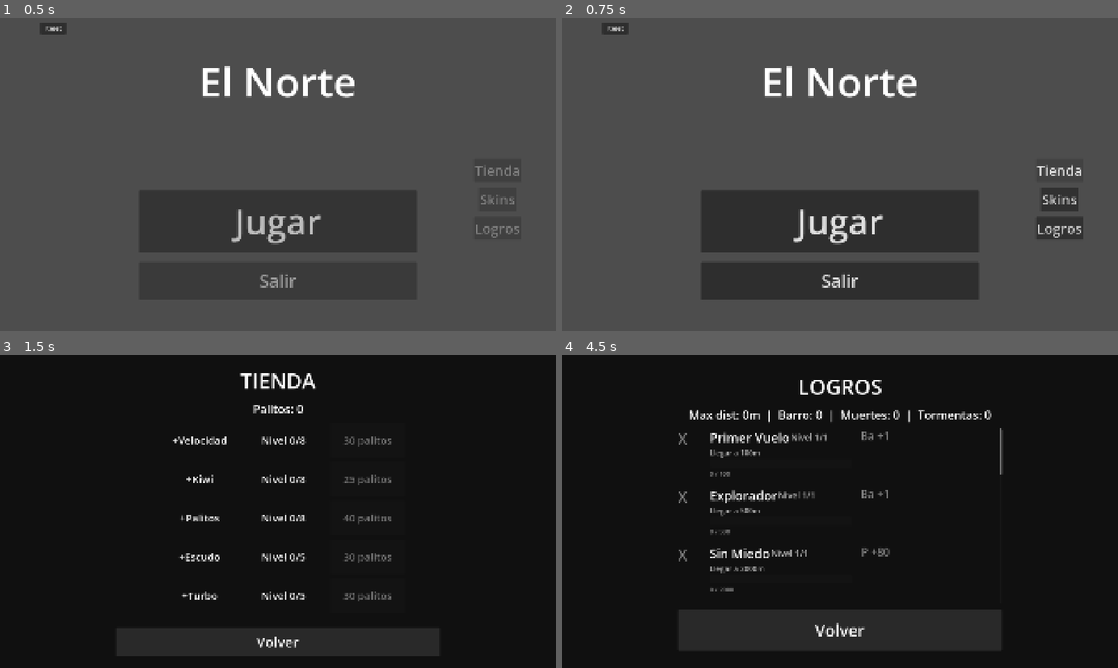
Above: before the commit, frames 1-4 (two rows, left to right).
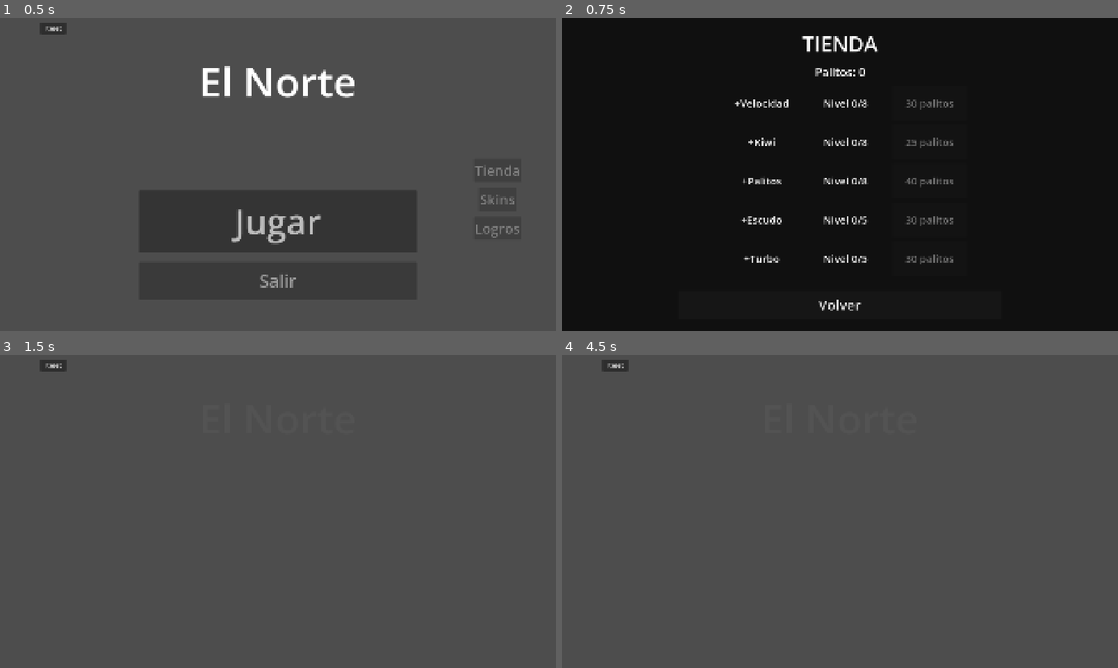
Above: after the commit, the same moments.

Repository: TomasMoreno21/El-Norte
Game: Godot game, scene res://scenes/menu/menu.tscn
Same seed, same stepped clock (60 frames per second), same inputs: the game is played once before the commit and once after it. The engine's default icon, where the game draws it, is replaced by a stand-in: a white triangle on a blue panel in a dark square.
Inputs:
- Up to frame 1 (0.5 s): no input
- Up to frame 2 (0.75 s): click "Tienda" at 0.5 s
- Up to frame 3 (1.5 s): click "Volver" at 1.25 s
- Up to frame 4 (4.5 s): click "Skins" at 2 s; click "Volver" at 2.75 s; click "Logros" at 3.5 s; click "Volver" at 4.25 s

Frame 1 is identical in both runs. In frame 2, 98% of the frame differs, in the area x 0-100%, y 0-100%; in frame 3, 99%; in frame 4, 99%.

Commit message:
5/6/2026 - Game feel (slow-mo muerte, rotacion), transiciones biomas (Cordillera>Llanuras>Puna), +1 flotante barro, limpieza de codigo muerto y fix softlock

Diff:
--- a/scenes/background/background.gd
+++ b/scenes/background/background.gd
@@ -4,28 +4,31 @@
 	{
 		"start": 0,
 		"end": 800,
+		"name": "Cordillera",
 		"layers": [
-			{ "color": Color(0.53, 0.81, 0.92), "scroll_scale": Vector2(0.05, 0), "height_ratio": 1.0 },
-			{ "color": Color(0.29, 0.51, 0.19), "scroll_scale": Vector2(0.2, 0), "height_ratio": 0.6 },
-			{ "color": Color(0.18, 0.31, 0.11), "scroll_scale": Vector2(0.4, 0), "height_ratio": 0.4 },
+			{ "color": Color(0.55, 0.65, 0.75), "scroll_scale": Vector2(0.05, 0), "height_ratio": 1.0 },
+			{ "color": Color(0.35, 0.45, 0.55), "scroll_scale": Vector2(0.2, 0), "height_ratio": 0.6 },
+			{ "color": Color(0.25, 0.30, 0.40), "scroll_scale": Vector2(0.4, 0), "height_ratio": 0.4 },
 		]
 	},
 	{
-		"start": 1000,
+		"start": 900,
 		"end": 2000,
+		"name": "Llanuras",
 		"layers": [
-			{ "color": Color(0.76, 0.70, 0.50), "scroll_scale": Vector2(0.05, 0), "height_ratio": 1.0 },
-			{ "color": Color(0.55, 0.49, 0.25), "scroll_scale": Vector2(0.2, 0), "height_ratio": 0.6 },
-			{ "color": Color(0.35, 0.29, 0.15), "scroll_scale": Vector2(0.4, 0), "height_ratio": 0.4 },
+			{ "color": Color(0.53, 0.72, 0.45), "scroll_scale": Vector2(0.05, 0), "height_ratio": 1.0 },
+			{ "color": Color(0.40, 0.55, 0.30), "scroll_scale": Vector2(0.2, 0), "height_ratio": 0.6 },
+			{ "color": Color(0.30, 0.40, 0.20), "scroll_scale": Vector2(0.4, 0), "height_ratio": 0.4 },
 		]
 	},
 	{
-		"start": 2200,
+		"start": 2100,
 		"end": INF,
+		"name": "Puna",
 		"layers": [
-			{ "color": Color(0.40, 0.65, 0.80), "scroll_scale": Vector2(0.05, 0), "height_ratio": 1.0 },
-			{ "color": Color(0.10, 0.40, 0.15), "scroll_scale": Vector2(0.2, 0), "height_ratio": 0.6 },
-			{ "color": Color(0.05, 0.25, 0.08), "scroll_scale": Vector2(0.4, 0), "height_ratio": 0.4 },
+			{ "color": Color(0.70, 0.60, 0.45), "scroll_scale": Vector2(0.05, 0), "height_ratio": 1.0 },
+			{ "color": Color(0.55, 0.42, 0.28), "scroll_scale": Vector2(0.2, 0), "height_ratio": 0.6 },
+			{ "color": Color(0.40, 0.30, 0.18), "scroll_scale": Vector2(0.4, 0), "height_ratio": 0.4 },
 		]
 	}
 ]
--- a/scenes/bolas/bola_barro.gd
+++ b/scenes/bolas/bola_barro.gd
@@ -5,6 +5,7 @@
 var speed := 200.0
 var time := 0.0
 var base_y: float
+var amount := 1
 
 func _ready() -> void:
 	base_y = position.y
@@ -24,4 +25,19 @@
 func _on_body_entered(body: Node2D) -> void:
 	if body is CharacterBody2D:
 		collected.emit()
+		_show_floating_text()
 		queue_free()
+
+func _show_floating_text() -> void:
+	var label := Label.new()
+	label.text = "+%d" % amount
+	label.horizontal_alignment = HORIZONTAL_ALIGNMENT_CENTER
+	label.position = Vector2(-20, -30)
+	label.z_index = 10
+	add_child(label)
+
+	var tween := create_tween()
+	tween.set_parallel(true)
+	tween.tween_property(label, "position:y", -80.0, 0.6).set_ease(Tween.EASE_OUT).set_trans(Tween.TRANS_QUAD)
+	tween.tween_property(label, "modulate:a", 0.0, 0.6).set_ease(Tween.EASE_IN).set_trans(Tween.TRANS_QUAD)
+	tween.chain().tween_callback(label.queue_free)
--- a/scenes/death_screen/death_screen.gd
+++ b/scenes/death_screen/death_screen.gd
@@ -13,17 +13,14 @@
 	$ColorRect/VBoxContainer/StatsLabel.text = "Tormentas: %d  |  Barro: %d  |  Kiwis: %d" % [storms, bolas, kiwis]
 
 	visible = true
-	$ColorRect.position.y = -1080
-
-	var tween := create_tween()
-	tween.set_pause_mode(Tween.TWEEN_PAUSE_PROCESS)
-	tween.tween_property($ColorRect, "position:y", 0.0, 0.4).set_ease(Tween.EASE_OUT).set_trans(Tween.TRANS_BACK)
-	tween.tween_callback(func(): get_tree().paused = true)
+	get_tree().paused = true
 
 func _on_restart() -> void:
+	Engine.time_scale = 1.0
 	get_tree().paused = false
 	get_tree().reload_current_scene()
 
 func _on_menu() -> void:
+	Engine.time_scale = 1.0
 	get_tree().paused = false
 	SceneTransition.fade_to_scene("res://scenes/menu/menu.tscn")
--- a/scenes/death_screen/death_screen.tscn
+++ b/scenes/death_screen/death_screen.tscn
@@ -11,10 +11,10 @@
 
 [node name="ColorRect" type="ColorRect" parent="." unique_id=467348300]
 anchors_preset = -1
-anchor_left = 0.15
-anchor_top = 0.2
-anchor_right = 0.85
-anchor_bottom = 0.8
+anchor_left = 0.2
+anchor_top = 0.25
+anchor_right = 0.8
+anchor_bottom = 0.75
 color = Color(0.05, 0.05, 0.05, 0.92)
 
 [node name="VBoxContainer" type="VBoxContainer" parent="ColorRect" unique_id=2032780090]
--- a/scenes/effects/button_feedback.gd
+++ b/scenes/effects/button_feedback.gd
@@ -4,6 +4,7 @@
 	button_down.connect(_on_down)
 	button_up.connect(_on_up)
 	mouse_entered.connect(_on_hover)
+	mouse_exited.connect(_on_exit)
 
 func _on_down() -> void:
 	var tween := create_tween()
@@ -16,3 +17,7 @@
 func _on_hover() -> void:
 	var tween := create_tween()
 	tween.tween_property(self, "scale", Vector2(1.05, 1.05), 0.08)
+
+func _on_exit() -> void:
+	var tween := create_tween()
+	tween.tween_property(self, "scale", Vector2(1.0, 1.0), 0.1)
--- a/scenes/effects/scene_transition.gd
+++ b/scenes/effects/scene_transition.gd
@@ -19,14 +19,14 @@
 	_overlay.modulate.a = 0.0
 
 	var tween := create_tween()
-	tween.tween_property(_overlay, "modulate:a", 1.0, 0.3)
+	tween.tween_property(_overlay, "modulate:a", 1.0, 0.15)
 	tween.tween_callback(func(): get_tree().change_scene_to_file(scene_path))
 
 func fade_in() -> void:
 	_overlay.visible = true
 	_overlay.modulate.a = 1.0
 	var tween := create_tween()
-	tween.tween_property(_overlay, "modulate:a", 0.0, 0.3)
+	tween.tween_property(_overlay, "modulate:a", 0.0, 0.15)
 	tween.tween_callback(func():
 		_overlay.visible = false
 		_is_transitioning = false
--- a/scenes/effects/turbo_effect.gd
+++ b/scenes/effects/turbo_effect.gd
@@ -135,13 +135,3 @@
 	rafaga_top.emitting = false
 	rafaga_bottom.emitting = false
 	calma_label.visible = true
-
-func hide_effect() -> void:
-	top_emitter.emitting = false
-	bottom_emitter.emitting = false
-	rafaga_top.emitting = false
-	rafaga_bottom.emitting = false
-	calma_label.visible = false
-
-func show_effect() -> void:
-	set_normal_mode()
--- a/scenes/hud/hud.gd
+++ b/scenes/hud/hud.gd
@@ -89,3 +89,15 @@
 	tween.tween_interval(2.0)
 	tween.tween_property(bg, "position:x", -350.0, 0.3).set_ease(Tween.EASE_IN).set_trans(Tween.TRANS_CUBIC)
 	tween.tween_callback(bg.queue_free)
+
+func show_transition_message(text: String) -> void:
+	$TransitionLabel.text = text
+	$TransitionLabel.visible = true
+	$TransitionLabel.modulate.a = 0.0
+	var tween := create_tween()
+	tween.tween_property($TransitionLabel, "modulate:a", 1.0, 0.8).set_ease(Tween.EASE_IN).set_trans(Tween.TRANS_QUAD)
+
+func hide_transition_message() -> void:
+	var tween := create_tween()
+	tween.tween_property($TransitionLabel, "modulate:a", 0.0, 0.6).set_ease(Tween.EASE_OUT).set_trans(Tween.TRANS_QUAD)
+	tween.tween_callback(func(): $TransitionLabel.visible = false)
--- a/scenes/hud/hud.tscn
+++ b/scenes/hud/hud.tscn
@@ -48,6 +48,7 @@
 horizontal_alignment = 1
 
 [node name="StormLabel" type="Label" parent="." unique_id=286242357]
+visible = false
 anchors_preset = 10
 anchor_right = 1.0
 offset_top = 130.0
@@ -59,6 +60,7 @@
 horizontal_alignment = 1
 
 [node name="StormWarningLabel" type="Label" parent="." unique_id=2137064804]
+visible = false
 offset_left = 1720.0
 offset_top = 420.0
 offset_right = 1900.0
@@ -69,3 +71,15 @@
 theme_override_font_sizes/font_size = 140
 text = "!"
 horizontal_alignment = 1
+
+[node name="TransitionLabel" type="Label" parent="."]
+visible = false
+anchors_preset = 10
+anchor_right = 1.0
+offset_top = 480.0
+offset_bottom = 580.0
+theme_override_colors/font_color = Color(1, 1, 1, 1)
+theme_override_colors/font_shadow_color = Color(0, 0, 0, 0.8)
+theme_override_font_sizes/font_size = 52
+text = ""
+horizontal_alignment = 1
--- a/scenes/kiwi/choice_menu.gd
+++ b/scenes/kiwi/choice_menu.gd
@@ -21,10 +21,6 @@
 	var count := 4 if "trato_hecho" in DataManager.completed_achievements else 3
 	var chosen := pool.slice(0, count)
 
-	$RightPanel/VBoxContainer/BarroSeco.visible = false
-	$RightPanel/VBoxContainer/PlumaViento.visible = false
-	$RightPanel/VBoxContainer/Semilla.visible = false
-
 	for p in chosen:
 		_add_choice(p["text"], p["type"])
 
--- a/scenes/kiwi/choice_menu.tscn
+++ b/scenes/kiwi/choice_menu.tscn
@@ -50,24 +50,3 @@
 theme_override_font_sizes/font_size = 50
 text = "Elegí un poder:"
 horizontal_alignment = 1
-
-[node name="BarroSeco" type="Button" parent="RightPanel/VBoxContainer" unique_id=680868912]
-custom_minimum_size = Vector2(0, 72)
-layout_mode = 2
-size_flags_horizontal = 4
-theme_override_font_sizes/font_size = 46
-text = "Escudo 4s"
-
-[node name="PlumaViento" type="Button" parent="RightPanel/VBoxContainer" unique_id=1597376407]
-custom_minimum_size = Vector2(0, 72)
-layout_mode = 2
-size_flags_horizontal = 4
-theme_override_font_sizes/font_size = 46
-text = "Turbo 5s"
-
-[node name="Semilla" type="Button" parent="RightPanel/VBoxContainer" unique_id=1383185181]
-custom_minimum_size = Vector2(0, 72)
-layout_mode = 2
-size_flags_horizontal = 4
-theme_override_font_sizes/font_size = 46
-text = "x2 Barro"
--- a/scenes/main/main.gd
+++ b/scenes/main/main.gd
@@ -64,6 +64,12 @@
 const REVIVE_COST := 200
 const REVIVE_REWIND := 150.0
 
+const TRANSITIONS := [
+	{ "start": 800.0, "end": 900.0, "message": "Las Llanuras se abren..." },
+	{ "start": 2000.0, "end": 2100.0, "message": "La Puna te espera..." },
+]
+var _in_transition := false
+
 # Constraint-based obstacle spawning
 const MIN_GAP := 90
 const SPAWN_MIN_Y := 160.0
@@ -170,18 +176,28 @@
 	DataManager.deaths += 1
 	DataManager.max_distance = max(DataManager.max_distance, int(distance))
 	var nuevos := DataManager.check_achievements({ "distance": int(distance), "storms_in_run": storms_in_run })
-	_show_popups(nuevos)
 	if DataManager.palitos_balance >= REVIVE_COST and _revive_available:
 		_revive_available = false
 		revive_popup.show_revive(REVIVE_COST)
 		get_tree().paused = true
 	else:
 		death_screen.show_screen(int(distance), storms_in_run, run_bolas, run_kiwis)
+	_show_popups(nuevos)
 
 func _process(delta: float) -> void:
 	if not player.alive:
 		return
 
+	var was_in_transition := _in_transition
+	_in_transition = false
+	for t: Dictionary in TRANSITIONS:
+		if distance >= t["start"] and distance < t["end"]:
+			_in_transition = true
+			if not was_in_transition:
+				hud.show_transition_message(t["message"])
+			break
+	if was_in_transition and not _in_transition:
+		hud.hide_transition_message()
 	if not in_storm and distance >= next_storm_distance:
 		start_storm()
 		hud.show_storm_warning(false)
@@ -347,7 +363,7 @@
 	add_child(obs)
 
 func _on_spawn_timer_timeout() -> void:
-	if not obstacle_scene or not player.alive or calma_active:
+	if not obstacle_scene or not player.alive or calma_active or _in_transition:
 		return
 
 	if kiwi_scene and kiwi_cooldown_timer >= KIWI_COOLDOWN:
@@ -411,7 +427,7 @@
 			player.set_miniatura(true)
 
 func _on_bola_timer_timeout() -> void:
-	if not player.alive or not bola_scene:
+	if not player.alive or not bola_scene or _in_transition:
 		return
 	if randf() >= BOLA_SPAWN_CHANCE:
 		return
@@ -419,6 +435,7 @@
 	var bola := bola_scene.instantiate()
 	bola.speed = get_speed(difficulty_dist)
 	bola.position = Vector2(2100, randf_range(220, 860))
+	bola.amount = 2 if x2_bolas_active else 1
 	bola.collected.connect(_on_bola_collected)
 	bola.add_to_group("bola")
 	add_child(bola)
@@ -441,6 +458,7 @@
 		await get_tree().create_timer(2.8).timeout
 
 func _on_revive() -> void:
+	Engine.time_scale = 1.0
 	DataManager.palitos_balance -= REVIVE_COST
 	distance = max(distance - REVIVE_REWIND, 0.0)
 	difficulty_dist = max(difficulty_dist - REVIVE_REWIND, 0.0)
@@ -479,5 +497,6 @@
 	get_tree().paused = false
 
 func _on_revive_reject() -> void:
+	Engine.time_scale = 1.0
 	revive_popup.visible = false
 	death_screen.show_screen(int(distance), storms_in_run, run_bolas, run_kiwis)
--- a/scenes/obstacles/obstacle.gd
+++ b/scenes/obstacles/obstacle.gd
@@ -6,14 +6,12 @@
 var speed := 250.0
 var shape_type := ShapeType.RECT_H
 var move_type := MoveType.STATIC
-var ghost_time := 0.0
 
 var time := 0.0
 var start_y: float
 var angular_speed := 0.0
 var _sprite: Sprite2D
 var _collision_shape: CollisionShape2D
-var _alive := false
 
 const SHAPE_COLORS := {
 	ShapeType.RECT_H: Color(0.5, 0.7, 0.3),
@@ -32,20 +30,9 @@
 	angular_speed = randf_range(1.5, 4.0) * (-1 if randi() % 2 == 0 else 1)
 	_setup_visual()
 	_setup_collision()
-	if ghost_time > 0:
-		_sprite.modulate.a = 0.25
-		_collision_shape.disabled = true
 
 func _physics_process(delta: float) -> void:
 	time += delta
-
-	if not _alive:
-		if time >= ghost_time:
-			_alive = true
-			_sprite.modulate.a = 1.0
-			_collision_shape.disabled = false
-		return
-
 	position.x -= speed * delta
 	_sprite.rotation += angular_speed * delta
 
--- a/scenes/player/player.gd
+++ b/scenes/player/player.gd
@@ -12,7 +12,6 @@
 var blink_timer: Timer
 var lives := 1
 var flap_mult := 1.0
-var _miniatura := false
 var _original_col_size: Vector2
 var _original_scale: Vector2
 
@@ -69,10 +68,28 @@
 		return
 	alive = false
 	velocity = Vector2.ZERO
-	died.emit()
+	rotation = 0.0
+	kill_all_tweens()
+
+	get_tree().paused = true
+	var slow := create_tween()
+	slow.set_pause_mode(Tween.TWEEN_PAUSE_PROCESS)
+	var steps := 12
+	var duration := 0.4
+	for i in steps:
+		slow.tween_callback(func():
+			Engine.time_scale = lerpf(1.0, 0.3, float(i + 1) / steps)
+		)
+		slow.tween_interval(duration / steps)
+	slow.tween_callback(func():
+		died.emit()
+	)
+
+func kill_all_tweens() -> void:
+	for t in get_tree().get_processed_tweens():
+		t.kill()
 
 func set_miniatura(active: bool) -> void:
-	_miniatura = active
 	var col_shape := $CollisionShape2D.shape as RectangleShape2D
 	if col_shape:
 		col_shape.size = _original_col_size * (0.5 if active else 1.0)
@@ -95,7 +112,10 @@
 	alive = true
 	velocity = Vector2.ZERO
 	position = start_position
+	rotation = 0.0
 	invulnerable = false
 	collision_mask = 2
 	blink_timer.stop()
 	$Sprite2D.modulate.a = 1.0
+	$Sprite2D.scale = _original_scale
+	Engine.time_scale = 1.0
Not shown, added: scenes/effects/button_feedback.gd.uid
Not shown, added: scenes/effects/scene_transition.gd.uid
Not shown, changed: MEMORY.md
